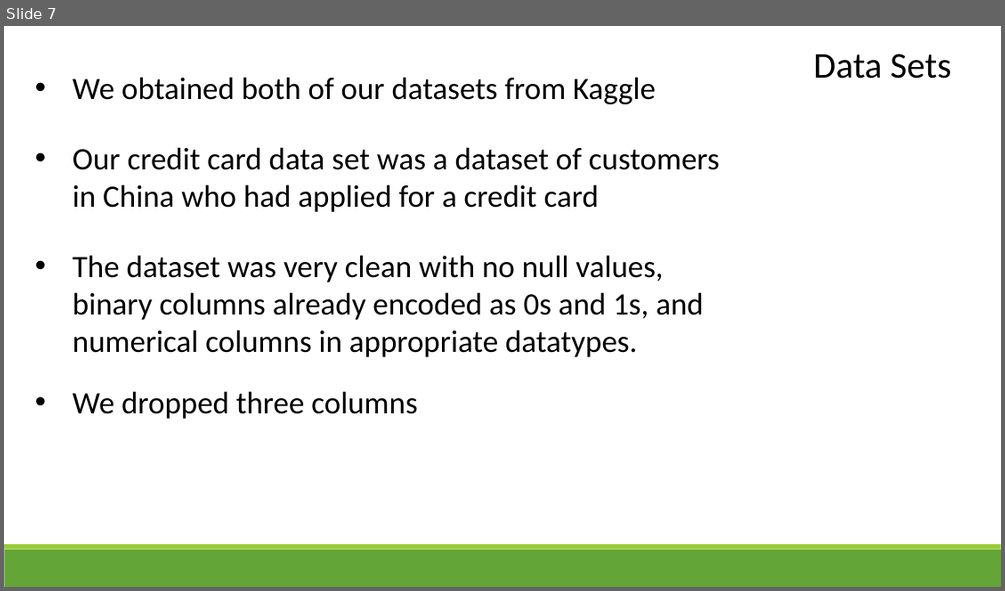
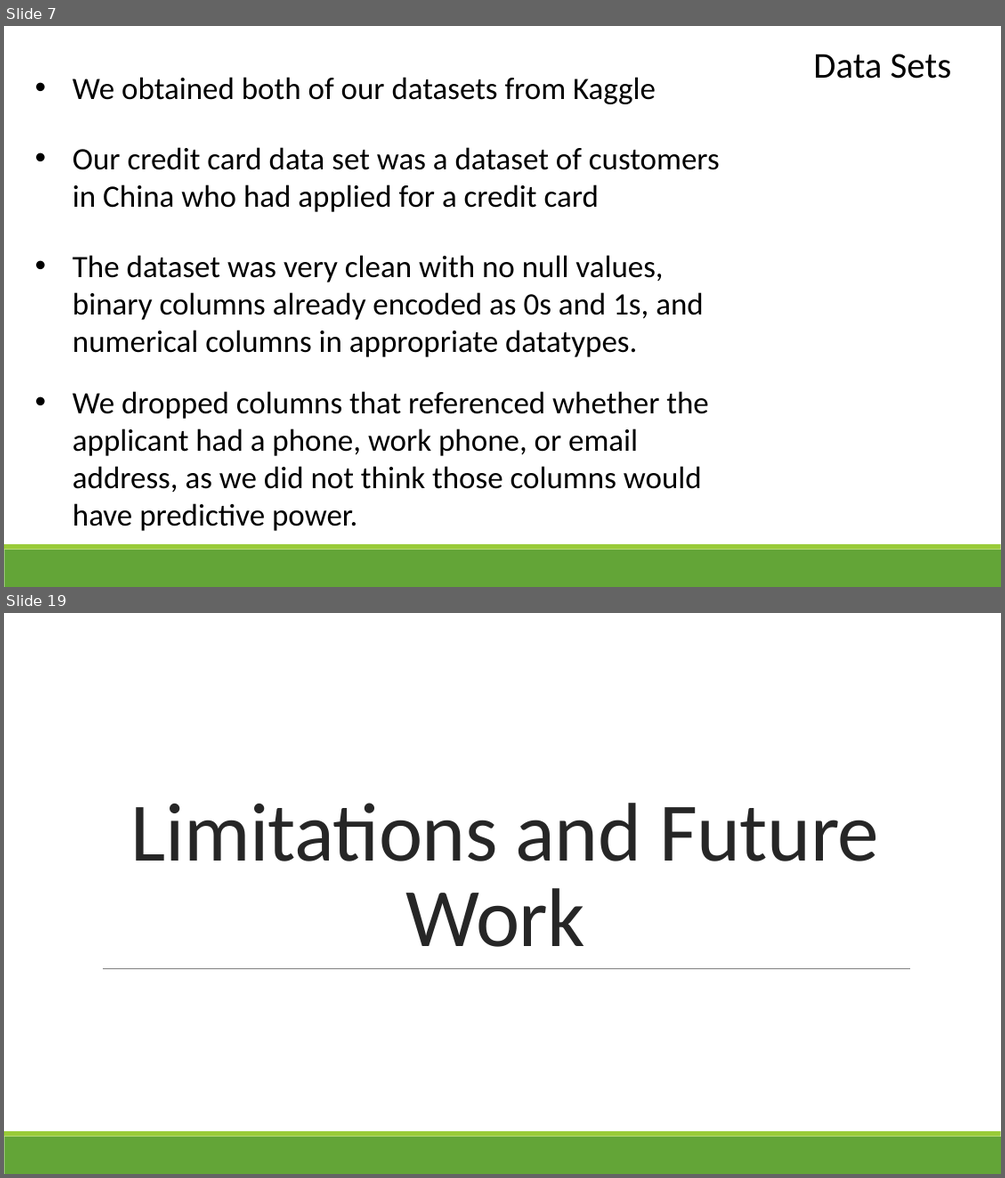
Before and after one commit to G6-2Flyy/DS-Project-4-Group-2, a slide deck: anjum_stuff/Silicon Prairie Bank Presentation.pptx. Shown one above the other, each under a label of ours: slide 7 before the commit, slides 7 and 19 after it; the slides between them are not shown. The pictures are 1005x591 and 1005x1178 pixels, drawn with LibreOffice and Linux fonts; fonts in the diff are those of the drawing. Boxes give left, top, right and bottom in pixels: in the first picture for what was removed or moved away, otherwise in the second. Text is boxed around its words. In the diff, an @@ line names an element or a change of style, - is before the commit and + after.

```diff
--- a/anjum_stuff/Silicon Prairie Bank Presentation.pptx
+++ b/anjum_stuff/Silicon Prairie Bank Presentation.pptx
@@ slide 19 added at [4,613,1001,1174], background #FFFFFF; not listed: 2 template elements that a slide beside it also shows @@
@@ title added at [131,803,879,947], 80 pt, text #262626 @@
+Limitations and Future Work
@@ line added from (103, 968) to (910, 968), #808080 0.5 pt @@
@@ slide 7 changed as well @@
@@ text at [73,391,708,531]: text changed @@
-• We dropped three columns
+• We dropped columns that referenced whether the applicant had a phone, work phone, or email address, as we did not think those columns would have predictive power.
```
Also in this commit, not shown: 1 other slide changed, 12 other slides added, 15 other files.
